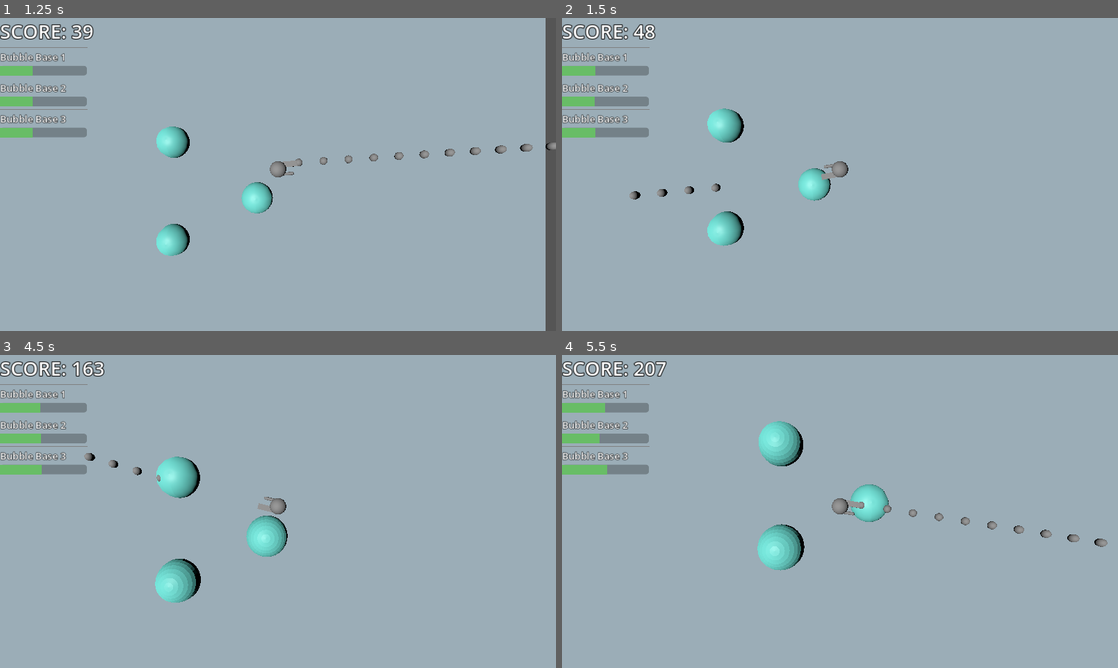
Above: before the commit, frames 1-4 (two rows, left to right).
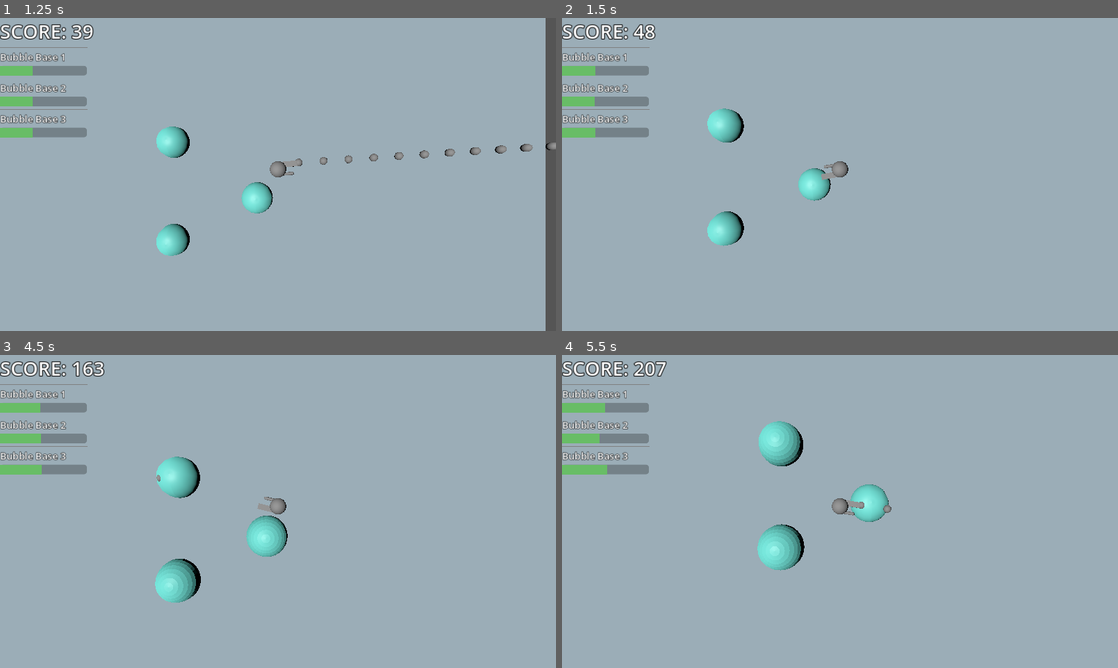
Above: after the commit, the same moments.

Repository: BlackBarman/GGJ_2025
Game: Godot game, scene res://Levels/level.tscn
Two runs of this game, one before a commit and one after it. Both use one fixed random seed, a clock stepped at 60 frames per second and the inputs below.
Inputs (mouse positions are in pixels of both pictures, inside the frame that each line leads up to):
- Up to frame 1 (1.25 s): tap Enter (ui_accept) at 0.5, 0.77 s; move the mouse to (400, 158) at 0.52 s; press the mouse at (400, 158) at 0.53 s; hold Right (ui_right) from 0.53 s (still down)
- Up to frame 2 (1.5 s): move the mouse to (728, 190) at 1.27 s; release Right (ui_right) at 1.28 s; release the mouse at (728, 190) at 1.28 s; hold Down (ui_down) from 1.28 s (still down); click (728, 190) at 1.35 s
- Up to frame 3 (4.5 s): tap Enter (ui_accept) at 1.52, 3.02, 3.77 s; move the mouse to (333, 442) at 2.02 s; release Down (ui_down) at 2.03 s; press the mouse at (333, 442) at 2.03 s; hold Right (ui_right) 2.03-2.78 s; move the mouse to (250, 574) at 2.77 s; release the mouse at (250, 574) at 2.78 s; hold Up (ui_up) 2.78-3.53 s; click (250, 574) at 2.85 s; move the mouse to (444, 558) at 3.52 s; press the mouse at (444, 558) at 3.53 s; hold Left (ui_left) from 3.53 s (still down); move the mouse to (111, 464) at 4.27 s; release the mouse at (111, 464) at 4.28 s; click (111, 464) at 4.35 s
- Up to frame 4 (5.5 s): tap Enter (ui_accept) at 4.52 s; move the mouse to (867, 511) at 5.02 s; release Left (ui_left) at 5.03 s; press the mouse at (867, 511) at 5.03 s; hold Down (ui_down) from 5.03 s (still down)

Frame 1 is identical in both runs. In frame 2, 0.1% of the frame differs, in the area x 12-29%, y 52-58%; in frame 3, 0.1%; in frame 4, 0.3%, in the area x 62-99%, y 49-62%.

Commit message:
implemented behaviour of bubble bullet
implemented proper death for the player

Diff:
--- a/ggj_2025/Globals/signal_bus.gd
+++ b/ggj_2025/Globals/signal_bus.gd
@@ -2,3 +2,4 @@
 
 signal BubbleBasePopped(bubble_base : BubbleBase)
 signal BubbleBulletPopped()
+signal PlayerDied()
--- a/ggj_2025/Levels/level.gd
+++ b/ggj_2025/Levels/level.gd
@@ -12,6 +12,7 @@
 # Called when the node enters the scene tree for the first time.
 func _ready() -> void:
 	SignalBus.BubbleBasePopped.connect(_bubble_base_popped)
+	SignalBus.PlayerDied.connect(_player_died)
 
 
 # Called every frame. 'delta' is the elapsed time since the previous frame.
@@ -31,3 +32,7 @@
 	if bubble_bases.size() <= 0:
 		game_over = true
 		$UserInterface._reveal_game_over_screen()
+
+func _player_died():
+	game_over = true
+	$UserInterface._reveal_game_over_screen()
--- a/ggj_2025/bubble_bullet.gd
+++ b/ggj_2025/bubble_bullet.gd
@@ -5,7 +5,13 @@
 var bullet_dir : Vector3
 @export var max_size : float = 3.0
 @export var size_change_speed : float = 1.0
+@export var explosion_max_size : float = 3.0
+@export var explosion_growth_speed : float = 10
+@export var explosion_enemy_damage : float = 4
+@export var explosion_player_damage : int = 3
+@export var explosion_base_bubble_damage : float = 0.4
 
+var exploding = false
 
 # Called when the node enters the scene tree for the first time.
 func _ready() -> void:
@@ -15,7 +21,28 @@
 # Called every frame. 'delta' is the elapsed time since the previous frame.
 func _process(delta: float) -> void:
 	#expands
-	if scale.x < max_size:
+	if scale.x < max_size && exploding == false:
 		scale.x += (size_change_speed * delta)
 		scale.y += (size_change_speed * delta)
 		scale.z += (size_change_speed * delta)
+
+	if exploding == true:
+		if $ExplosionArea.scale.x < explosion_max_size:
+			$ExplosionArea.scale.x += (explosion_growth_speed * delta)
+			$ExplosionArea.scale.y += (explosion_growth_speed * delta)
+			$ExplosionArea.scale.z += (explosion_growth_speed * delta)
+		else:
+			queue_free()
+
+func _explode():
+	if exploding == false:
+		exploding = true
+		$ExplosionArea/ExplosionMesh3D.visible = true
+		SignalBus.emit_signal("BubbleBulletPopped")
+
+
+func _on_explosion_area_area_entered(area: Area3D) -> void:
+	if area.is_in_group("EnemyCollisionGroup"):
+		area.get_owner().queue_free()
+	if area.is_in_group("BubbleBaseGroup"):
+		area.get_owner()._decrease_size(explosion_base_bubble_damage)
--- a/ggj_2025/bubble_bullet.tscn
+++ b/ggj_2025/bubble_bullet.tscn
@@ -1,16 +1,36 @@
-[gd_scene load_steps=4 format=3 uid="uid://dcwb7h31dbvf5"]
+[gd_scene load_steps=9 format=3 uid="uid://dcwb7h31dbvf5"]
 
 [ext_resource type="Script" path="res://bubble_bullet.gd" id="1_0s537"]
 
+[sub_resource type="StandardMaterial3D" id="StandardMaterial3D_bhupf"]
+albedo_color = Color(0.861095, 0.610328, 0.159058, 1)
+
 [sub_resource type="SphereMesh" id="SphereMesh_lpc63"]
+material = SubResource("StandardMaterial3D_bhupf")
 radius = 0.1
 height = 0.2
 
 [sub_resource type="CylinderShape3D" id="CylinderShape3D_tkke4"]
 height = 0.2
+radius = 0.09
+
+[sub_resource type="CylinderShape3D" id="CylinderShape3D_yxenn"]
+height = 0.2
 radius = 0.1
 
-[node name="BubbleBullet" type="Node3D"]
+[sub_resource type="CylinderShape3D" id="CylinderShape3D_50hqx"]
+height = 0.2
+radius = 0.1
+
+[sub_resource type="StandardMaterial3D" id="StandardMaterial3D_fpnk7"]
+albedo_color = Color(0.733943, 0.205287, 0.0591741, 1)
+
+[sub_resource type="SphereMesh" id="SphereMesh_e2tra"]
+material = SubResource("StandardMaterial3D_fpnk7")
+radius = 0.1
+height = 0.2
+
+[node name="BubbleBullet" type="Node3D" groups=["BubbleBullet"]]
 script = ExtResource("1_0s537")
 max_size = 10.0
 size_change_speed = 3.0
@@ -22,3 +42,19 @@
 
 [node name="CollisionShape3D" type="CollisionShape3D" parent="RigidBody3D"]
 shape = SubResource("CylinderShape3D_tkke4")
+
+[node name="Area3D" type="Area3D" parent="."]
+
+[node name="CollisionShape3D" type="CollisionShape3D" parent="Area3D"]
+shape = SubResource("CylinderShape3D_yxenn")
+
+[node name="ExplosionArea" type="Area3D" parent="." groups=["ExplosionGroup"]]
+
+[node name="CollisionShape3D" type="CollisionShape3D" parent="ExplosionArea"]
+shape = SubResource("CylinderShape3D_50hqx")
+
+[node name="ExplosionMesh3D" type="MeshInstance3D" parent="ExplosionArea"]
+visible = false
+mesh = SubResource("SphereMesh_e2tra")
+
+[connection signal="area_entered" from="ExplosionArea" to="." method="_on_explosion_area_area_entered"]
--- a/ggj_2025/bullet.gd
+++ b/ggj_2025/bullet.gd
@@ -21,8 +21,11 @@
 		body.queue_free()
 		queue_free()
 	elif body.get_parent().is_in_group("BubbleBaseGroup"):
-		pass
 		body.get_parent()._decrease_size(friendly_damage)
+		queue_free()
+	elif body.get_parent().is_in_group("BubbleBullet"):
+		body.get_parent()._explode()
+		queue_free()
 
 func _on_timer_timeout() -> void:
 	queue_free()
--- a/ggj_2025/character_body_3d.gd
+++ b/ggj_2025/character_body_3d.gd
@@ -63,6 +63,9 @@
 	if area.is_in_group("EnemyCollisionGroup"):
 		lives -= 1
 		print("ahiwa che male! vite rimaste: "+ str(lives))
-	if lives == 0 :
+	elif area.is_in_group("ExplosionGroup"):
+		lives -= area.get_owner().explosion_player_damage
+	if lives <= 0 :
+		SignalBus.PlayerDied.emit()
 		queue_free()
 	pass # Replace with function body.
--- a/ggj_2025/project.godot
+++ b/ggj_2025/project.godot
@@ -33,6 +33,8 @@
 EnemyGroup=""
 PlayerBullet="Bullets shot by the player"
 EnemyCollisionGroup="Area 3d of the enemies"
+BubbleBullet=""
+ExplosionGroup=""
 
 [input]
 
